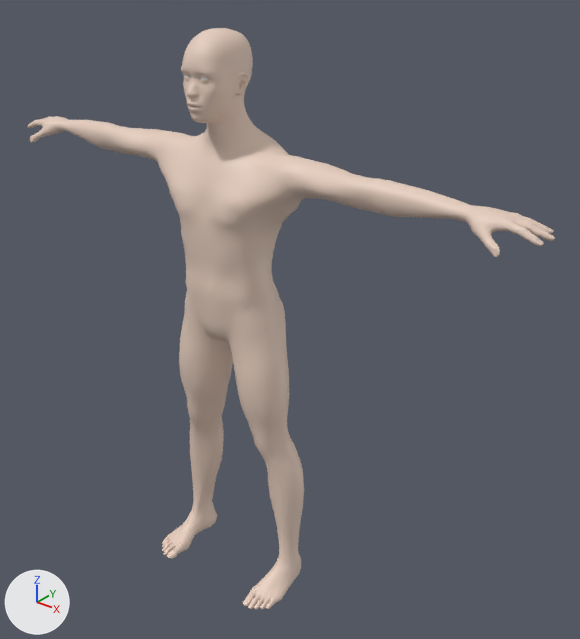
What one commit did to the Blender file Art/Characters/Base/BaseBody_Male.blend.
Both versions are drawn from a 50 mm camera at (1.535, -1.668, 2.019) aimed at (0.138, 0.079, 0.936). Every picture has the same lights, and +X, +Y and +Z are marked at lower left. The first picture is the older version.

The first picture shows 'SK_BaseBody_Male'.
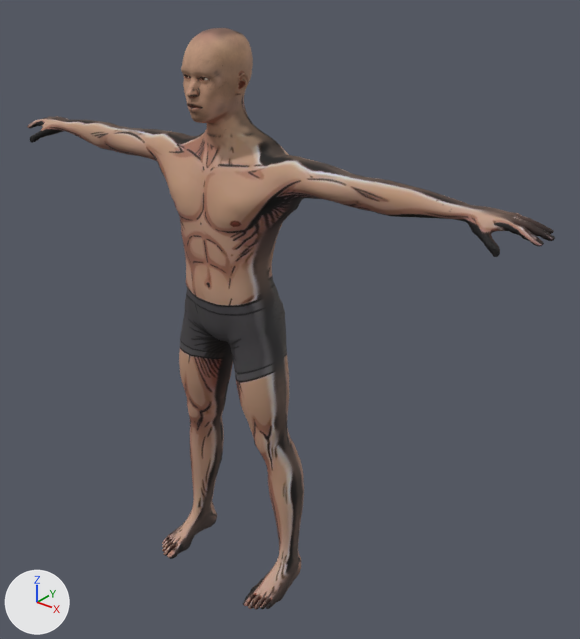
Changed parts and their boxes (x1, y1, x2, y2) in the pictures (580 x 639 px):
```json
{"object": "SK_BaseBody_Male", "change": "surface changed", "before": [27, 28, 555, 609], "after": [27, 28, 555, 609], "on screen": "beige to brown"}
```

Scene script edits in JSON lines:
```json
{"op": "add", "block": "img_t_body_male_basecolor_drawn_png", "code": ["img_t_body_male_basecolor_drawn_png = load_image('T_Body_Male_BaseColor_Drawn.png', 'Textures/T_Body_Male_BaseColor_Drawn.png', 2048, 2048, 'sRGB')"]}
{"op": "remove", "block": "mat_m_skin", "code": "mat_m_skin.base_color = (0.8, 0.62, 0.52)  # beige #e7cebf"}
{"op": "add", "block": "mat_m_skin", "code": "mat_m_skin.texture = img_t_body_male_basecolor_drawn_png"}
{"op": "set", "path": "mat_m_skin.roughness", "old": "0.5", "new": "0.75"}
```
